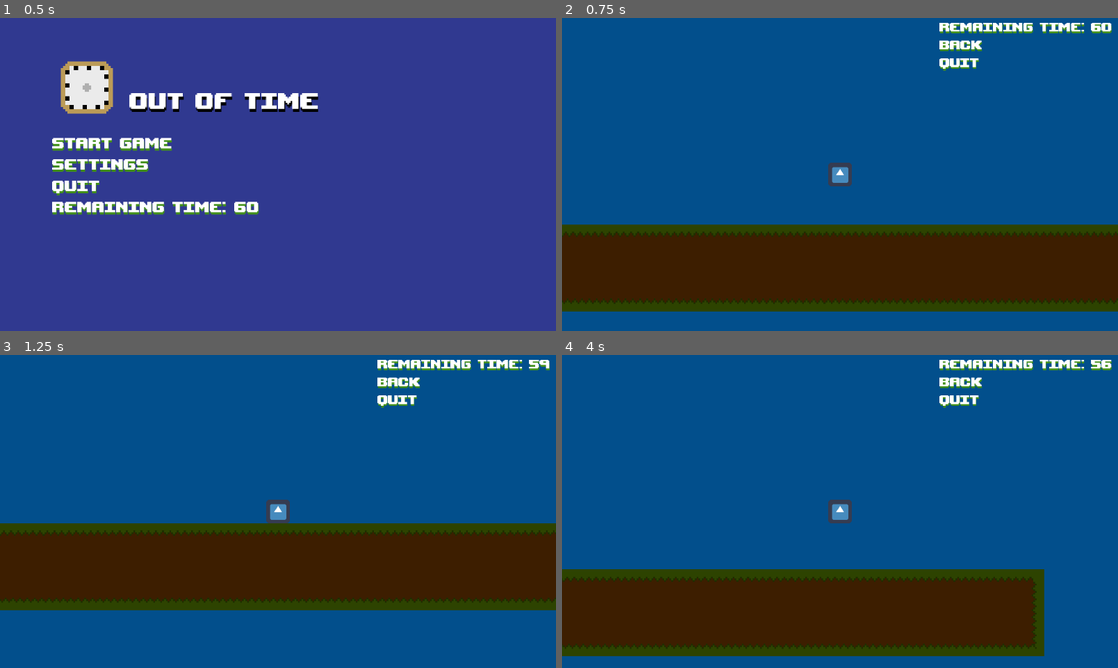
Above: before the commit, frames 1-4 (two rows, left to right).
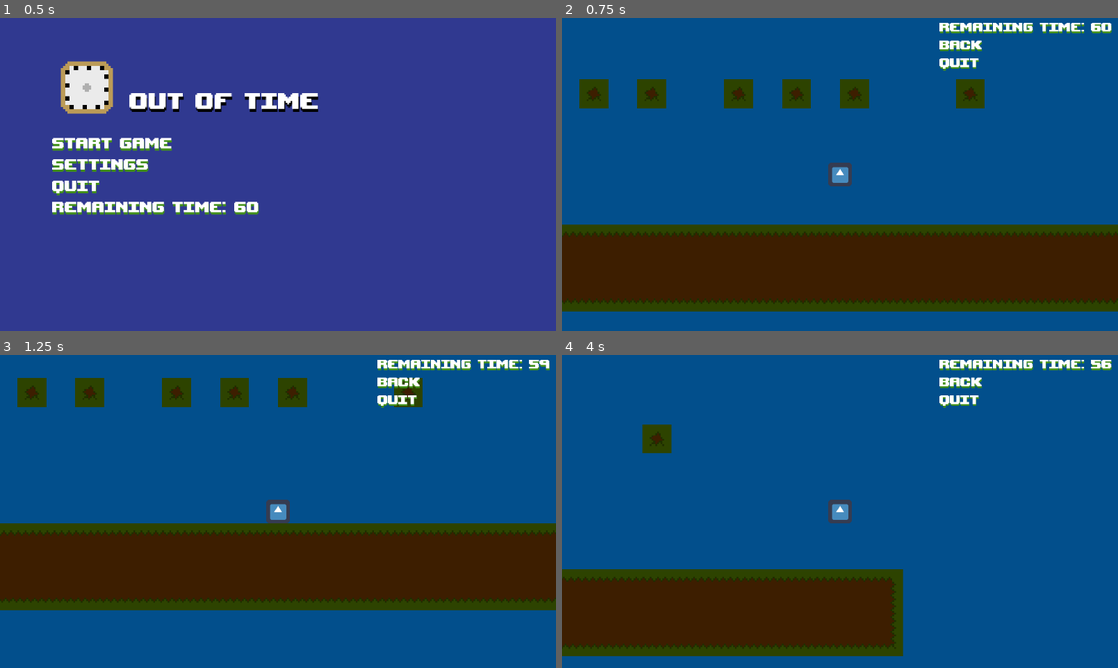
Above: after the commit, the same moments.

Repository: NicolasLFerreira/TimeLimitJam
Game: Godot game, scene res://menu.tscn
Two runs of this game, one before a commit and one after it. Both use one fixed random seed, a clock stepped at 60 frames per second and the inputs below. The engine's default icon, where the game draws it, is replaced by a stand-in: a white triangle on a blue panel in a dark square.
Inputs (mouse positions are in pixels of both pictures, inside the frame that each line leads up to):
- Up to frame 1 (0.5 s): no input
- Up to frame 2 (0.75 s): click "start game" at 0.5 s
- Up to frame 3 (1.25 s): no input
- Up to frame 4 (4 s): click "back" at 1.25 s; click "start game" at 2 s; tap Enter at 2.75 s; move the mouse to (962, 495) at 2.77 s; hold Space (jump) 2.78-3.53 s; hold D (right) from 2.78 s (still down); tap Shift (power, bound only after the commit) at 2.85, 3.8 s; move the mouse to (728, 527) at 3.52 s; tap Space (jump) at 3.6, 3.77 s

Frame 1 is identical in both runs. In frame 2, 2.9% of the frame differs, in the area x 3-76%, y 19-29%; in frame 3, 2.7%; in frame 4, 8.5%, in the area x 0-87%, y 22-97%.

Commit message:
Added power and implemented physics to the movement

Diff:
--- a/player.gd
+++ b/player.gd
@@ -2,16 +2,30 @@
 
 #movement
 
-var speed = 25
-var max_speed = 450
+var speed = 150
+var max_speed = 750
 var jump = -900
 
 #physics
 
+var friction = false
 var g = 30
 var vector = Vector2()
 
+#power
+
+#// p stands for "power"
+
+const pCap = 100
+var pCurrent = 100
+var pGen = 10
+var pPot = 3
+
 func _physics_process(delta):
+
+	#function call
+
+	dash()
 
 	getInput()
 
@@ -26,19 +40,53 @@
 
 func getInput():
 
-	#running
+	#left and right
 
-	if Input.is_action_pressed("left"):
+	if (Input.is_action_pressed("left")):
 		vector.x = max(vector.x-speed, -max_speed)
-	elif Input.is_action_pressed("right"):
+
+	elif (Input.is_action_pressed("right")):
 		vector.x = min(vector.x+speed, max_speed)
+
+	#idle
+
 	else:
+		friction = true
+
+	#both input
+
+	if (Input.is_action_pressed("right") and Input.is_action_pressed("left")):
 		vector.x = 0
 
-	if Input.is_action_pressed("right") and Input.is_action_pressed("left"):
-		vector.x = 0
+	#friction
 
-	#jumping
 
-	if is_on_floor() and Input.is_action_pressed("jump"):
-		vector.y = jump
+	if !is_on_floor():
+		if friction:
+			vector.x = lerp(vector.x, 0, 0.005)
+
+
+	if is_on_floor():
+
+		#jump
+
+		if (Input.is_action_pressed("jump")):
+			vector.y = jump
+
+		#friction
+
+		if friction:
+			vector.x = lerp(vector.x, 0, 0.2)
+
+func dash():
+
+	var m_pos = get_local_mouse_position()
+
+	if pCurrent == pCap:
+		pCurrent = 0
+		if Input.is_action_just_pressed("power"):
+			vector = m_pos * pPot
+
+func _on_power_gen_timeout():
+	if pCurrent < pCap:
+		pCurrent = pCurrent + pGen
--- a/player.tscn
+++ b/player.tscn
@@ -14,6 +14,8 @@
 
 [node name="player" type="KinematicBody2D" parent="."]
 script = ExtResource( 2 )
+
+[node name="power_gen" type="Timer" parent="player"]
 
 [node name="p_sprite" type="Sprite" parent="player"]
 texture = ExtResource( 3 )
@@ -62,5 +64,6 @@
 margin_bottom = 148.0
 rect_min_size = Vector2( 180, 50 )
 align = 0
+[connection signal="timeout" from="player/power_gen" to="player" method="_on_power_gen_timeout"]
 [connection signal="pressed" from="player/ui/vbox/back" to="." method="_on_back_pressed"]
 [connection signal="pressed" from="player/ui/vbox/quit" to="." method="_on_quit_pressed"]
--- /dev/null
+++ b/player/current_power.gd
@@ -0,0 +1,13 @@
+extends Control
+
+# Declare member variables here. Examples:
+# var a = 2
+# var b = "text"
+
+# Called when the node enters the scene tree for the first time.
+func _ready():
+	pass # Replace with function body.
+
+# Called every frame. 'delta' is the elapsed time since the previous frame.
+#func _process(delta):
+#	pass
--- /dev/null
+++ b/player/current_power.tscn
@@ -0,0 +1,9 @@
+[gd_scene format=2]
+
+[node name="current_power" type="Control"]
+anchor_right = 1.0
+anchor_bottom = 1.0
+
+[node name="label" type="Label" parent="."]
+margin_right = 40.0
+margin_bottom = 14.0
--- a/project.godot
+++ b/project.godot
@@ -51,6 +51,11 @@
 , Object(InputEventKey,"resource_local_to_scene":false,"resource_name":"","device":0,"alt":false,"shift":false,"control":false,"meta":false,"command":false,"pressed":false,"scancode":16777232,"unicode":0,"echo":false,"script":null)
  ]
 }
+power={
+"deadzone": 0.5,
+"events": [ Object(InputEventKey,"resource_local_to_scene":false,"resource_name":"","device":0,"alt":false,"shift":false,"control":false,"meta":false,"command":false,"pressed":false,"scancode":16777237,"unicode":0,"echo":false,"script":null)
+ ]
+}
 
 [rendering]
 
--- a/world.tscn
+++ b/world.tscn
@@ -13,6 +13,6 @@
 
 [node name="tile_set" parent="." instance=ExtResource( 2 )]
 scale = Vector2( 5, 5 )
-tile_data = PoolIntArray( 196595, 0, 0, 196596, 0, 1, 196597, 0, 1 …(1286 unchanged characters)…
+tile_data = PoolIntArray( -131081, 0, 196611, -131079, 0, 196611, -131076, 0, 196611, -131074, 0, 196611, -196608, 0, 196611, -196604, 0, 196611, 196595, 0, 0, 196596, 0, 1, 196597, 0, 1 …(1286 unchanged characters)…
 
 [node name="player" parent="." instance=ExtResource( 3 )]
